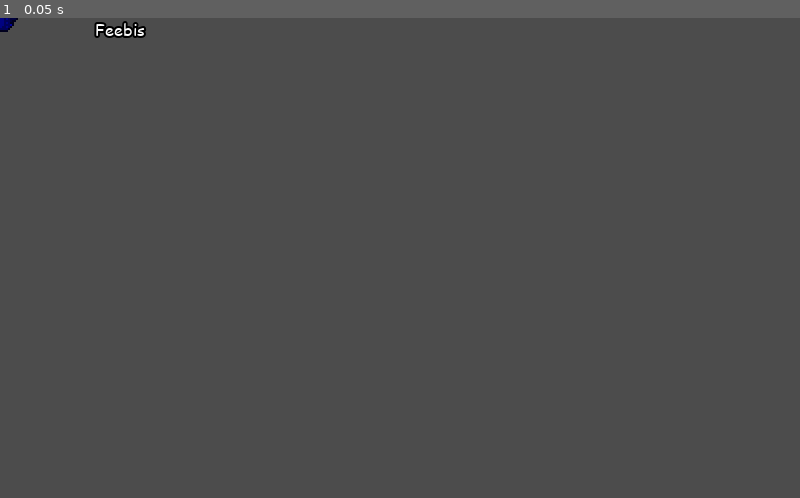
Above: before the commit, frame 1.
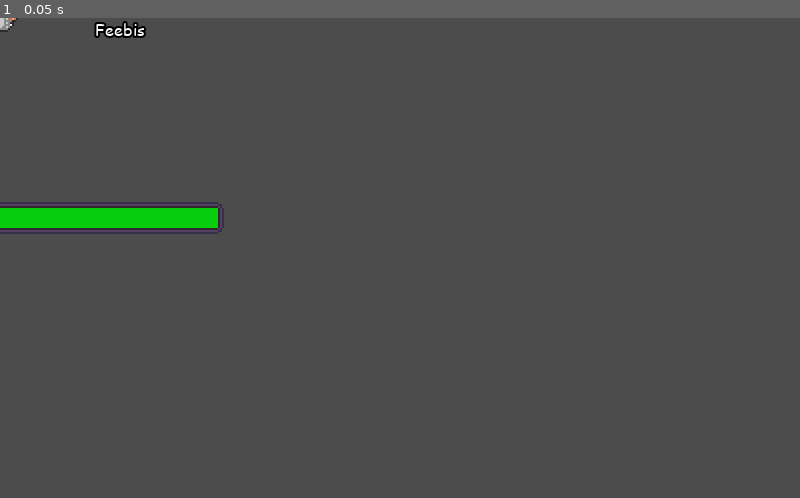
Above: after the commit, the same moment.

Repository: TheTophatDemon/GDA-2021-Dec-Jam
Game: Godot game, scene res://scenes/objects/player.tscn
Same seed, same stepped clock (60 frames per second), same inputs: the game is played once before the commit and once after it. This scene is started directly instead of the project's main scene.
Inputs:
- Up to frame 1 (0.05 s): no input

The runs differ from the first frame. In frame 1, 1.7% of the frame differs, in the area x 0-28%, y 0-45%.
Error before the commit: Invalid get index '0' (on base: 'Dictionary'). (res://scripts/objects/player.gd:65)
Error after the commit: Invalid get index '0' (on base: 'Dictionary'). (res://scripts/objects/player.gd:66)

Commit message:
Fixed lobbying to support 3+ players. Fixed bugs with spectator mode and HUD residue.

Diff:
--- a/snowball-game/scenes/objects/corpse.tscn
+++ b/snowball-game/scenes/objects/corpse.tscn
@@ -11,6 +11,7 @@
 [ext_resource path="res://sounds/feeb_sob.wav" type="AudioStream" id=9]
 [ext_resource path="res://graphics/blood.png" type="Texture" id=10]
 [ext_resource path="res://sounds/death.wav" type="AudioStream" id=11]
+[ext_resource path="res://scripts/objects/corpse.gd" type="Script" id=12]
 
 [sub_resource type="Curve" id=1]
 _data = [ Vector2( 0, 1 ), 0.0, 0.0, 0, 0, Vector2( 1, 0 ), 0.0, 0.0, 0, 0 ]
@@ -36,6 +37,7 @@
 hue_variation_random = 0.28
 
 [node name="Corpse" type="Node2D"]
+script = ExtResource( 12 )
 
 [node name="Sprite" type="Sprite" parent="."]
 scale = Vector2( 2, 2 )
--- a/snowball-game/scenes/objects/player.tscn
+++ b/snowball-game/scenes/objects/player.tscn
@@ -22,6 +22,7 @@
 [ext_resource path="res://scripts/objects/ground_sensor.gd" type="Script" id=20]
 [ext_resource path="res://sounds/splash2.wav" type="AudioStream" id=21]
 [ext_resource path="res://sounds/splash.wav" type="AudioStream" id=22]
+[ext_resource path="res://graphics/fonts/impact.ttf" type="DynamicFontData" id=23]
 
 [sub_resource type="AtlasTexture" id=3]
 atlas = ExtResource( 5 )
@@ -158,10 +159,16 @@
 outline_color = Color( 0, 0, 0, 1 )
 font_data = ExtResource( 3 )
 
+[sub_resource type="DynamicFont" id=25]
+size = 32
+outline_size = 2
+outline_color = Color( 0, 0, 0, 1 )
+font_data = ExtResource( 23 )
+
 [sub_resource type="CircleShape2D" id=23]
 radius = 13.0384
 
-[node name="Player" type="KinematicBody2D"]
+[node name="Player" type="KinematicBody2D" groups=["players"]]
 script = ExtResource( 2 )
 
 [node name="LegSprite" type="AnimatedSprite" parent="."]
@@ -339,6 +346,18 @@
 "_edit_use_anchors_": false
 }
 
+[node name="SpectatorLabel" type="Label" parent="Camera2D/HUD"]
+anchor_left = 0.5
+anchor_right = 0.5
+margin_left = -72.5
+margin_right = 72.5
+margin_bottom = 40.0
+custom_fonts/font = SubResource( 25 )
+text = "Spectating"
+__meta__ = {
+"_edit_use_anchors_": false
+}
+
 [node name="GroundSensor" type="Area2D" parent="."]
 collision_mask = 48
 script = ExtResource( 20 )
--- /dev/null
+++ b/snowball-game/scenes/objects/spectator.tscn
@@ -0,0 +1,6 @@
+[gd_scene load_steps=2 format=2]
+
+[ext_resource path="res://scripts/objects/spectator.gd" type="Script" id=1]
+
+[node name="Spectator" type="Node2D"]
+script = ExtResource( 1 )
--- a/snowball-game/scripts/global.gd
+++ b/snowball-game/scripts/global.gd
@@ -33,18 +33,10 @@
 func _enter_tree():
 	randomize()
 	var _err = get_tree().connect("network_peer_disconnected", self, "_on_peer_disconnect")
-	_err = get_tree().connect("network_peer_connected", self, "_on_peer_connected")
+	#_err = get_tree().connect("network_peer_connected", self, "_on_peer_connected")
 	_err = get_tree().connect("connected_to_server", self, "_on_connection_success")
 	_err = get_tree().connect("connection_failed", self, "_on_connection_failure")
 	_err = get_tree().connect("server_disconnected", self, "_on_server_disconnected")
-
-func _on_peer_connected(id:int):
-	if get_tree().is_network_server():
-		if game_started:
-			rpc_id(id, "reject_player")
-			peer.disconnect_peer(id)
-		else:
-			rpc_id(id, "register_player", players_info[SERVER_PID])
 
 func _on_peer_disconnect(id:int):
 	unregister_player(id)
@@ -57,9 +49,22 @@
 	players_info[id]["ready"] = new_state
 	emit_signal("player_list_changed")
 
-remote func register_player(info):
+remote func host_register_player(info):
 	var id = get_tree().get_rpc_sender_id()
-	print("Player registered: " + String(id))
+	if game_started:
+		rpc_id(id, "reject_player")
+		peer.disconnect_peer(id)
+	else:
+		print("Player registered: " + String(id))
+		#Tell the new player about our existing players
+		for pid in players_info:
+			rpc_id(id, "peer_register_player", pid, players_info[pid])
+		players_info[id] = info
+		#Tell everyone (including the new player) about the new player
+		rpc("peer_register_player", id, info)
+		emit_signal("player_list_changed")
+
+remote func peer_register_player(id:int, info:Dictionary):
 	players_info[id] = info
 	emit_signal("player_list_changed")
 
@@ -68,14 +73,16 @@
 	emit_signal("player_list_changed")
 
 func _on_connection_success():
-	rpc("register_player", players_info[peer.get_unique_id()])
+	rpc_id(SERVER_PID, "host_register_player", new_player_info(player_name))
 	emit_signal("connected")
 
 func _on_connection_failure():
+	players_info.clear()
 	get_tree().network_peer = null
 	emit_signal("connection_failure")
 
 func _on_server_disconnected():
+	players_info.clear()
 	if world and is_instance_valid(world):
 		world.queue_free()
 	get_tree().root.get_node("Lobby").show()
@@ -90,10 +97,10 @@
 		peer = null
 		get_tree().quit()
 
-func _on_player_death(_pid):
+func _on_player_death(pid):
 	num_dead += 1
 	if num_dead >= len(players_info) - 1:
-		pass #End the game
+		pass
 
 func start_game():
 	assert(get_tree().is_network_server())
@@ -122,7 +129,16 @@
 
 	game_started = true
 
+func new_player_info(name:String)->Dictionary:
+	return {
+		"name": name,
+		"ready": false,
+		"wins": 0
+	}
+
 func host_game(name, p_port:int):
+	game_started = false
+	players_info.clear()
 	if validate_player_name(name).length() > 0:
 		player_name = name
 	peer = NetworkedMultiplayerENet.new()
@@ -130,14 +146,12 @@
 	var err = peer.create_server(port, MAX_PLAYERS)
 	if err == OK:
 		get_tree().network_peer = peer
-		players_info[SERVER_PID] = {
-			"name": name,
-			"ready": false
-		}
+		players_info[SERVER_PID] = new_player_info(name)
 		emit_signal("connected")
 		emit_signal("player_list_changed")
 
 func join_game(name, p_ip:String, p_port:int):
+	players_info.clear()
 	if validate_player_name(name).length() > 0:
 		player_name = name
 	peer = NetworkedMultiplayerENet.new()
@@ -146,10 +160,5 @@
 	var err = peer.create_client(p_ip, p_port)
 	if err == OK:
 		get_tree().network_peer = peer
-		players_info[peer.get_unique_id()] = {
-			"name": player_name,
-			"ready": false
-		}
-		emit_signal("player_list_changed")
 	else:
 		emit_signal("connection_failure")
--- a/snowball-game/scripts/hud.gd
+++ b/snowball-game/scripts/hud.gd
@@ -12,8 +12,8 @@
 func _ready():
 	var _err = player.connect("temperature_change", self, "_on_temperature_change")
 	_err = player.connect("health_change", self, "_on_health_change")
-	if !is_network_master():
-		queue_free()
+	if is_network_master():
+		$SpectatorLabel.visible = false
 
 func _on_temperature_change(new_temp:float):
 	mercury.rect_size.y = mercury_max_height * new_temp
--- /dev/null
+++ b/snowball-game/scripts/objects/corpse.gd
@@ -0,0 +1,23 @@
+extends Node2D
+
+var timer = 0.0
+var spectating = false
+
+func _ready():
+	$Sprite.rotation_degrees = rand_range(0.0, 360.0)
+	$Blood.emitting = true
+
+func _process(delta):
+	if is_network_master():
+		timer += delta
+		if timer > 2.0 and not spectating:
+			spectating = true
+			var cam = get_node_or_null("Camera2D")
+			if is_instance_valid(cam): cam.queue_free()
+			#Switch on a different player's camera to spectate
+			var spectator = preload("res://scenes/objects/spectator.tscn").instance()
+			spectator.set_network_master(get_network_master())
+			get_parent().add_child(spectator)
+	else:
+		var cam = get_node_or_null("Camera2D")
+		if is_instance_valid(cam): cam.queue_free()
--- a/snowball-game/scripts/objects/player.gd
+++ b/snowball-game/scripts/objects/player.gd
@@ -21,6 +21,7 @@
 puppet var puppet_motion = Vector2()
 puppet var puppet_rotation = 0.0
 puppet var puppet_health = 1.0
+puppet var puppet_temp = 1.0
 
 var move_speed = 256.0
 var move_accel = 2048.0
@@ -83,10 +84,10 @@
 	remove_child(label)
 	get_node("../../HUD").add_child(label)
 
-	#Mark enemy players so they get hit by snowballs
 	if not is_network_master():
-		collision_layer |= 4
+		collision_layer |= 4 #Mark enemy players so they get hit by our snowballs
 		$Camera2D.current = false
+		$Camera2D.visible = false
 	else:
 		$Camera2D.current = true
 
@@ -152,15 +153,19 @@
 		rset_unreliable("puppet_pos", position)
 		rset_unreliable("puppet_rotation", body.rotation)
 		rset("puppet_health", health)
+		rset("puppet_temp", temperature)
 	else:
 		position = puppet_pos
 		motion = puppet_motion
 		body.rotation = puppet_rotation
 		health = puppet_health
+		emit_signal("health_change", health)
+		temperature = puppet_temp
+		emit_signal("temperature_change", temperature)
 
 	if ground_sensor.is_on_water():
 		body_anim.play("underwater")
-	elif !body_anim.playback_active:
+	elif body_anim.current_animation != "pain":
 		body_anim.play("default")
 
 	if not is_zero_approx(motion.length_squared()):
@@ -239,13 +244,12 @@
 	get_parent().add_child(corpse)
 	corpse.position = position
 	play_random_sound(corpse.get_node("DeathSounds"))
-	corpse.get_node("Blood").emitting = true
-	corpse.rotation = rand_range(0.0, 2.0 * PI)
 	label.queue_free()
 	var cam = $Camera2D
 	var pos = cam.global_position
 	remove_child(cam)
-	get_parent().add_child(cam)
+	corpse.add_child(cam)
+	corpse.set_network_master(peer_id, true)
 	cam.global_position = pos
 	emit_signal("died")
 	queue_free()
--- /dev/null
+++ b/snowball-game/scripts/objects/spectator.gd
@@ -0,0 +1,19 @@
+extends Node2D
+
+var watching_idx = 0
+
+func _process(_delta):
+	var players = get_tree().get_nodes_in_group("players")
+	if len(players) > 0:
+		if Input.is_action_just_pressed("throw"):
+			watching_idx += 1
+		watching_idx = watching_idx % len(players)
+	for player in players:
+		var cam = player.get_node("Camera2D")
+		if is_instance_valid(cam):
+			if player == players[watching_idx]:
+				cam.current = true
+				cam.visible = true
+			else:
+				cam.current = false
+				cam.visible = false
Not shown: 1 places in snowball-game/scenes/objects/corpse.tscn that only renumber resources
Not shown: 1 places in snowball-game/scenes/objects/player.tscn that only renumber resources
Not shown, changed: todo.md
